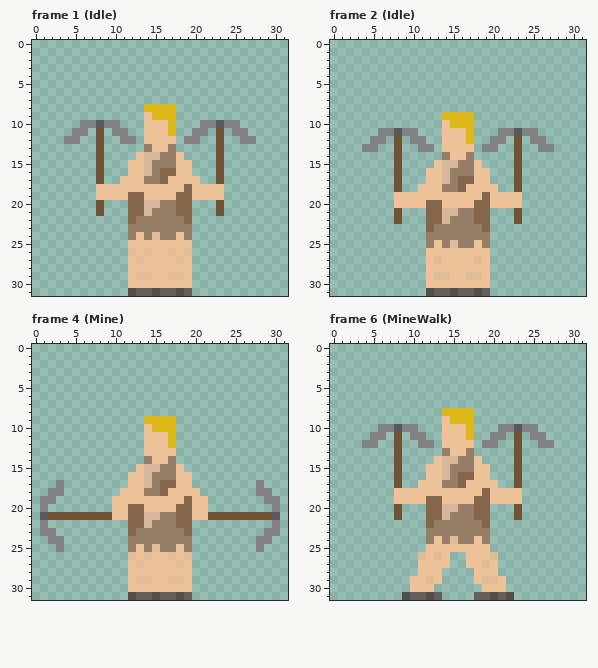
Pixel-art file -- pictures/Miner.aseprite. Above: the version before the commit.
32x32 pixels, 10 frames. Shown: frame 1 (Idle), frame 2 (Idle), frame 4 (Mine), frame 6 (MineWalk). The commit also changed other frames, which this record leaves out.
And afterwards:
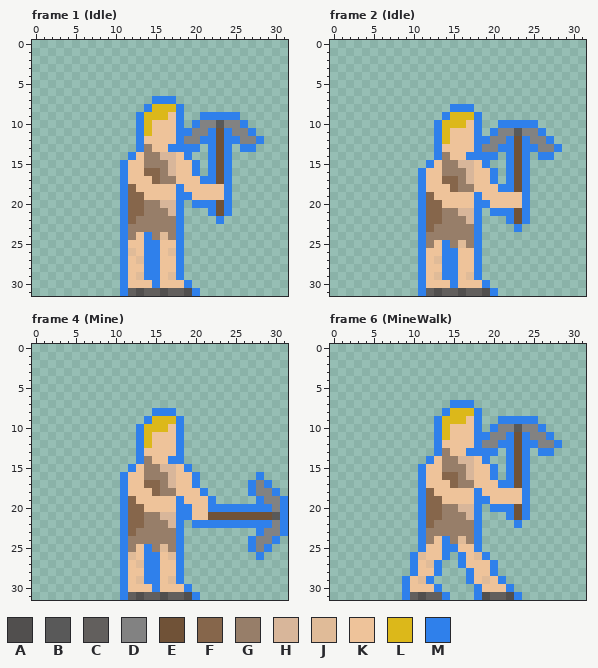
Palette (. is transparent): A #514f4e  B #595959  C #625f5d  D #828282  E #705237  F #86664b  G #977e69  H #d8b69a  J #e0bb98  K #eec39a  L #dcb81a  M #2f80eb
What changed:
layer "Layer 2" now hidden
--- frame 1 (Idle)
@@ x 0..31 @@
  6 ................................
- 7 ................................
- 8 ..............LLLL..............
- 9 ..............KLLL..............
-10 ......DDBDD...KKKL...DDBDD......
-11 .....DD.E.DD..KKKL..DD.E.DD.....
-12 ....DD..E..DD.KKKK.DD..E..DD....
-13 ........E.....GKKG.....E........
-14 ........E....KHHGGK....E........
-15 ........E...KKHGGGKK...E........
-16 ........E...KKHGFFKK...E........
-17 ........E..KKKGGFKKKK..E........
-18 ........KKKKKKKKKKKFKKKK........
-19 ........KKKKFFKKKKFFKKKK........
-20 ........E...FFHHGGFF...E........
-21 ........E...FFHGGGFF...E........
-22 ............FGGGGGGF............
-23 ............GGGGGGGG............
-24 ............GKGJGGKG............
-25 ............KKKKKKKK............
-26 ............JKJKKJKJ............
-27 ............KJKKKKJK............
-28 ............KKKKKKKK............
-29 ............KJJKKJJK............
-30 ............KKKKKKKK............
-31 ............ACCACCAC............
+ 7 ...............MMM..............
+ 8 ..............MLLLM.............
+ 9 .............MLLLKM..MMMMM......
+10 .............MLKKKM.MDDBDDM.....
+11 .............MLKKKMMDDMEMDDM....
+12 .............MKKKKMDDMMEMMDDM...
+13 .............MGKKMMMM.MEM.MM....
+14 ............MKGGHHKM..MEM.......
+15 ...........MKKGGGHKKM.MEM.......
+16 ...........MKKFFGHKKM.MEM.......
+17 ...........MKKKFGGKKKMMEM.......
+18 ...........MFKKKKKMKKKKKM.......
+19 ...........MFFKKKKMMKKKKM.......
+20 ...........MFFGGHHM.MMMEM.......
+21 ...........MFFGGGHM...MEM.......
+22 ...........MFGGGGGM....M........
+23 ...........MGGGGGGM.............
+24 ...........MGKMGJGM.............
+25 ...........MKKMMKKM.............
+26 ...........MJKMMKJM.............
+27 ...........MKJMMKKM.............
+28 ...........MKKMMKKM.............
+29 ...........MKJMMKJM.............
+30 ...........MKKKMKKKM............
+31 ...........MCACCACCAM...........
--- frame 2 (Idle)
@@ x 0..31 @@
  7 ................................
- 8 ................................
- 9 ..............LLLL..............
-10 ..............KLLL..............
-11 ......DDBDD...KKKL...DDBDD......
-12 .....DD.E.DD..KKKL..DD.E.DD.....
-13 ....DD..E..DD.KKKK.DD..E..DD....
-14 ........E.....GKKG.....E........
-15 ........E....KHHGGK....E........
-16 ........E...KKHGGGKK...E........
-17 ........E...KKHGFFKK...E........
-18 ........E..KKKGGFKKKK..E........
-19 ........KKKKKKKKKKKFKKKK........
-20 ........KKKKFFKKKKFFKKKK........
-21 ........E...FFHHGGFF...E........
-22 ........E...FFHGGGFF...E........
-23 ............FGGGGGGF............
-24 ............GGGGGGGG............
-25 ............GKGJGGKG............
-26 ............KKKKKKKK............
-27 ............KJKKKKJK............
-28 ............KKKKKKKK............
-29 ............KJJKKJJK............
-30 ............KKKKKKKK............
-31 ............ACCACCAC............
+ 8 ...............MMM..............
+ 9 ..............MLLLM.............
+10 .............MLLLKM..MMMMM......
+11 .............MLKKKM.MDDBDDM.....
+12 .............MLKKKMMDDMEMDDM....
+13 .............MKKKKMDDMMEMMDDM...
+14 .............MGKKMMMM.MEM.MM....
+15 ............MKGGHHKM..MEM.......
+16 ...........MKKGGGHKKM.MEM.......
+17 ...........MKKFFGHKKM.MEM.......
+18 ...........MKKKFGGKKKMMEM.......
+19 ...........MFKKKKKMKKKKKM.......
+20 ...........MFFKKKKMMKKKKM.......
+21 ...........MFFGGHHM.MMMEM.......
+22 ...........MFFGGGHM...MEM.......
+23 ...........MFGGGGGM....M........
+24 ...........MGGGGGGM.............
+25 ...........MGKMGJGM.............
+26 ...........MKKMMKKM.............
+27 ...........MKJMMKKM.............
+28 ...........MKKMMKKM.............
+29 ...........MKJMMKJM.............
+30 ...........MKKKMKKKM............
+31 ...........MCACCACCAM...........
--- frame 4 (Mine)
@@ x 0..31 @@
  7 ................................
- 8 ................................
- 9 ..............LLLL..............
-10 ..............KLLL..............
-11 ..............KKKL..............
-12 ..............KKKL..............
-13 ..............KKKK..............
-14 ..............GKKG..............
-15 .............KHHGGK.............
-16 ............KKHGGGKK............
-17 ...D........KKHGFFKK........D...
-18 ..DD.......KKKGGFKKKK.......DD..
-19 .DD.......KKKKKKKKKFKK.......DD.
-20 .D........KKFFKKKKFFKK........D.
-21 .BEEEEEEEEKKFFHHGGFFKKEEEEEEEEB.
-22 .D..........FFHGGGFF..........D.
-23 .DD.........FGGGGGGF.........DD.
-24 ..DD........GGGGGGGG........DD..
-25 ...D........GKGJGGKG........D...
-26 ............JKJKKJKJ............
-27 ............KJKKKKJK............
-28 ............KKKKKKKK............
-29 ............KJJKKJJK............
-30 ............KKKKKKKK............
-31 ............ACCACCAC............
+ 8 ...............MMM..............
+ 9 ..............MLLLM.............
+10 .............MLLLKM.............
+11 .............MLKKKM.............
+12 .............MLKKKM.............
+13 .............MKKKKM.............
+14 .............MGKKMM.............
+15 ............MKGGHHKM............
+16 ...........MKKGGGHKKM.......M...
+17 ...........MKKFFGHKKM......MDM..
+18 ...........MKKKFGGKKKM.....MDDM.
+19 ...........MFKKKKKMKKKM.....MDDM
+20 ...........MFFKKKKMMKKMMMMMMMMDM
+21 ...........MFFGGHHMMKKEEEEEEEEBM
+22 ...........MFFGGGHM.MMMMMMMMMMDM
+23 ...........MFGGGGGM.........MDDM
+24 ...........MGGGGGGM........MDDM.
+25 ...........MGKMGJGM........MDM..
+26 ...........MJKMMKJM.........M...
+27 ...........MKJMMKKM.............
+28 ...........MKKMMKKM.............
+29 ...........MKJMMKJM.............
+30 ...........MKKKMKKKM............
+31 ...........MCACCACCAM...........
--- frame 6 (MineWalk)
@@ x 0..31 @@
  6 ................................
- 7 ................................
- 8 ..............LLLL..............
- 9 ..............KLLL..............
-10 ......DDBDD...KKKL...DDBDD......
-11 .....DD.E.DD..KKKL..DD.E.DD.....
-12 ....DD..E..DD.KKKK.DD..E..DD....
-13 ........E.....GKKG.....E........
-14 ........E....KHHGGK....E........
-15 ........E...KKHGGGKK...E........
-16 ........E...KKHGFFKK...E........
-17 ........E..KKKGGFKKKK..E........
-18 ........KKKKKKKKKKKFKKKK........
-19 ........KKKKFFKKKKFFKKKK........
-20 ........E...FFHHGGFF...E........
-21 ........E...FFHGGGFF...E........
-22 ............FGGGGGGF............
-23 ............GGGGGGGG............
-24 ............GKGJGGKG............
-25 ............KKKKKKKK............
-26 ...........JKJK..KKKJ...........
-27 ...........KKKK..KKJK...........
-28 ...........KKK....KKK...........
-29 ..........KKJK....KJJK..........
-30 ..........KKK......KKK..........
-31 .........ACCAC....CCACA.........
+ 7 ...............MMM..............
+ 8 ..............MLLLM.............
+ 9 .............MLLLKM..MMMMM......
+10 .............MLKKKM.MDDBDDM.....
+11 .............MLKKKMMDDMEMDDM....
+12 .............MKKKKMDDMMEMMDDM...
+13 .............MGKKMMMM.MEM.MM....
+14 ............MKGGHHKM..MEM.......
+15 ...........MKKGGGHKKM.MEM.......
+16 ...........MKKFFGHKKM.MEM.......
+17 ...........MKKKFGGKKKMMEM.......
+18 ...........MFKKKKKMKKKKKM.......
+19 ...........MFFKKKKMMKKKKM.......
+20 ...........MFFGGHHM.MMMEM.......
+21 ...........MFFGGGHM...MEM.......
+22 ...........MFGGGGGM....M........
+23 ...........MGGGGGGM.............
+24 ...........MGKMGJGM.............
+25 ...........MKKMMKKM.............
+26 ..........MJKKM.MKJM............
+27 ..........MKJM..MKKKM...........
+28 ..........MKKM...MKKM...........
+29 .........MKJM....MKJKM..........
+30 .........MKKKM....MKKKM.........
+31 .........MCACCM...MACCAM........
Pixel boxes of the changes (left, top, right, bottom) in both pictures:
changed: (64, 96, 264, 296)
changed: (362, 104, 562, 296)
changed: (40, 408, 288, 600)
changed: (362, 400, 562, 600)
